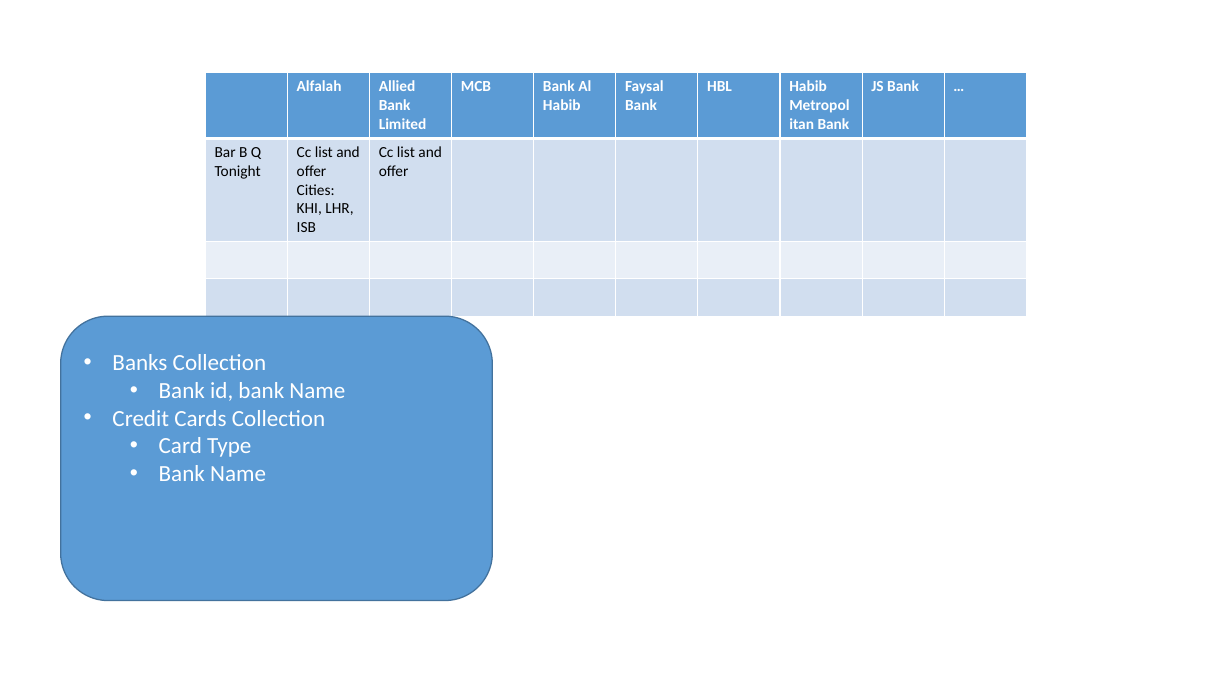
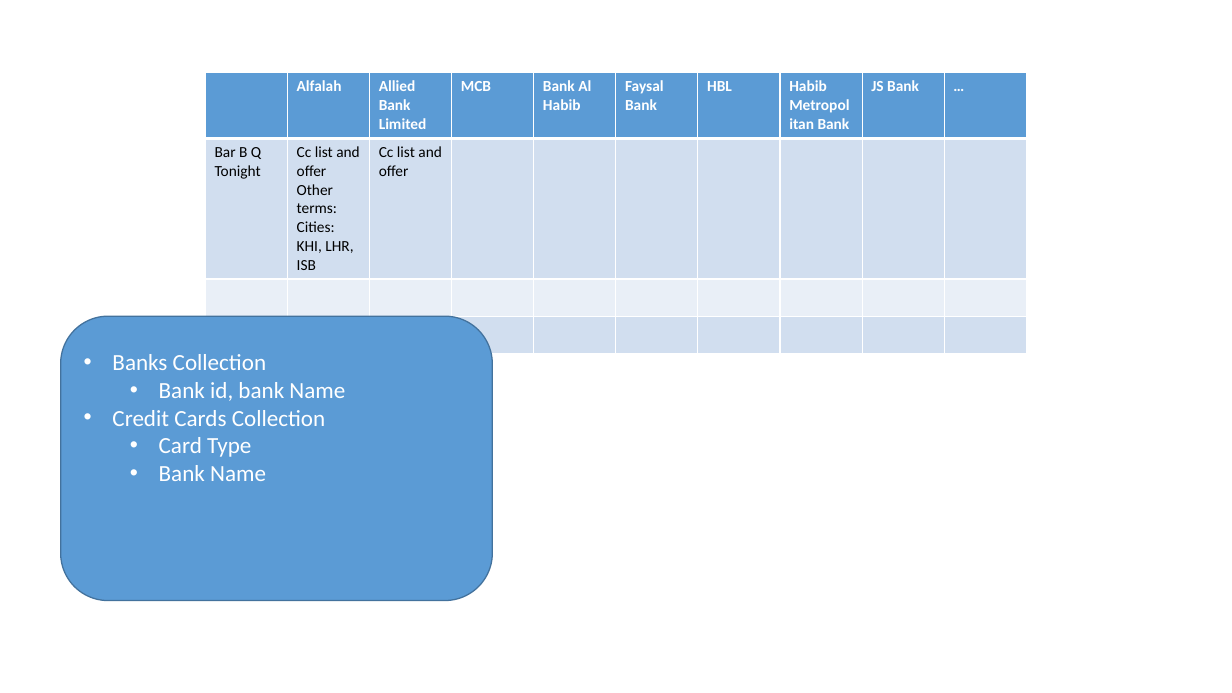
Before and after one commit to mohammed52/something.pk, a slide deck: slide 2 of app-design/design.pptx. Drawn at 1232x693 pixels with LibreOffice and Linux fonts; fonts in the diff are those of the drawing. Boxes give left, top, right and bottom in pixels: in the first picture for what was removed or moved away, otherwise in the second. Text is boxed around its words. In the diff, an @@ line names an element or a change of style, - is before the commit and + after.

```diff
--- a/app-design/design.pptx
+++ b/app-design/design.pptx
@@ table at box(205, 73, 1028, 351) @@
-row 2, column 2: Cc list and offer / Cities: KHI, LHR, ISB
+row 2, column 2: Cc list and offer / Other terms: / Cities: KHI, LHR, ISB
```
Also in this commit, not shown: 1 other slide changed, 2 slides added, 3 other files.
